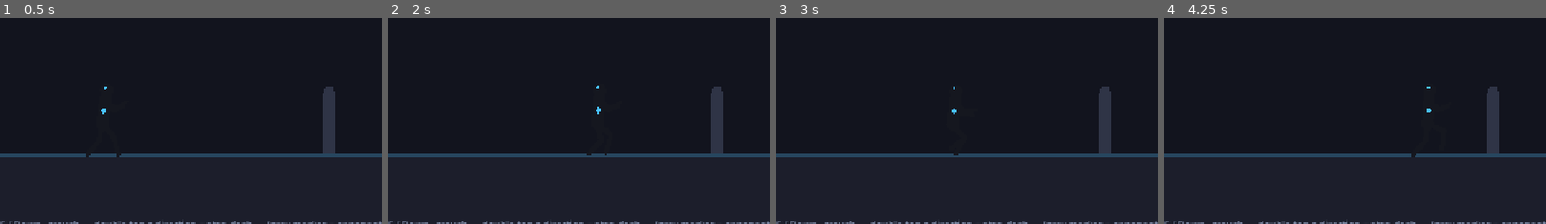
Above: before the commit, frames 1-4 (left to right).
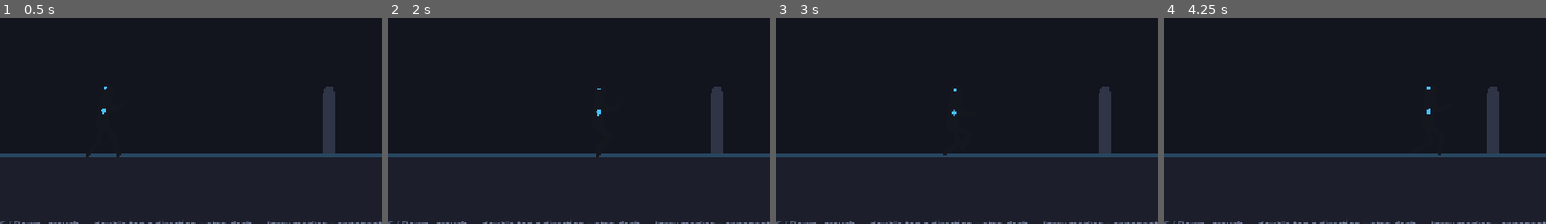
Above: after the commit, the same moments.

Repository: RJL-Marquez/RIVEN
Game: Godot game, scene res://scenes/Arena.tscn
Same seed, same stepped clock (60 frames per second), same inputs: the game is played once before the commit and once after it.
Inputs:
- Up to frame 1 (0.5 s): no input
- Up to frame 2 (2 s): tap Enter at 0.5 s; hold D (move_right) from 0.53 s (still down); tap J (attack) at 0.6 s; tap W (jump) at 0.77, 1.52 s; tap L (block) at 1.35 s
- Up to frame 3 (3 s): tap Space at 2 s; release D (move_right) at 2.03 s; hold A (move_left) 2.03-2.78 s; hold S (crouch) 2.03-2.78 s; tap Enter at 2.75 s; hold D (move_right) from 2.78 s (still down); tap K (kick) at 2.85 s
- Up to frame 4 (4.25 s): keep holding D (move_right); tap W (jump) at 3.02, 3.77 s; tap I (magic) at 3.6 s
The pictures show only the part of the screen within x 30-80%, y 47-97%; the shares and areas given below are measured in that part.

Frame 1 is identical in both runs. In frame 2, less than 0.1% of the frame differs, in the area x 52-58%, y 32-68%; in frame 3, less than 0.1%; in frame 4, less than 0.1%.

Commit message:
Phase 1: distance-phased walk gait (fix foot skating)
Rebuild the walk footwork so feet track the ground instead of skating:
the gait now advances by how far the body actually travels (in facing
terms), so a planted foot stays locked and drags backward while the other
lifts in an arc and steps forward. Works advancing or backpedaling, either
facing. Add a subtle hip bob and a torso lean into the direction of travel.

Co-Authored-By: Claude Opus 4.8 <noreply@anthropic.com>

Diff:
--- a/actors/fighter/fighter_rig.gd
+++ b/actors/fighter/fighter_rig.gd
@@ -22,6 +22,11 @@
 const THIGH := 30.0
 const SHIN := 30.0
 
+# Walk gait (distance-phased so feet track the ground instead of skating).
+const WALK_STEP_LEN := 18.0   # body px advanced per radian of gait
+const WALK_STRIDE := 26.0     # foot forward/back reach
+const WALK_LIFT := 14.0       # swing-foot lift height
+
 # name, parent (""=rig root), pos (offset from parent origin), rest angle (deg),
 # limb length, limb width. Leg bone rotations are overridden each frame by IK.
 const BONES := [
@@ -48,6 +53,10 @@
 var _hip_h := 54.0                     # current hip height above the ground
 var _foot_front := Vector2(14, 0)      # current planted foot target (rig space)
 var _foot_back := Vector2(-14, 0)
+var _walk_phase := 0.0                  # distance-phased gait position
+var _move_sign := 0.0                   # +1 advancing, -1 retreating
+var _prev_gx := 0.0
+var _gx_init := false
 
 func _ready() -> void:
 	_build()
@@ -57,6 +66,7 @@
 
 func _process(delta: float) -> void:
 	_phase += delta
+	_update_gait()
 
 	# --- Legs: inverse kinematics, feet planted on the ground plane ---
 	var lt := _leg_targets(_anim, _phase)
@@ -79,6 +89,29 @@
 		_offsets[bone_name] = cur
 		bones[bone_name].rotation = rest_rot[bone_name] + deg_to_rad(cur)
 
+# ------------------------------------------------------------- gait ---
+
+func _update_gait() -> void:
+	# Advance the gait by how far the body actually travels (in facing terms),
+	# so planted feet track the ground instead of skating. Works for advancing
+	# and backpedaling, in either facing.
+	var gx := global_position.x
+	if not _gx_init:
+		_prev_gx = gx
+		_gx_init = true
+	var world_dx := gx - _prev_gx
+	_prev_gx = gx
+	var face := signf(scale.x) if absf(scale.x) > 0.01 else 1.0
+	var fwd := world_dx * face
+	if absf(fwd) > 0.02:
+		_move_sign = signf(fwd)
+	_walk_phase += fwd / WALK_STEP_LEN
+
+func _step_foot(ph: float) -> Vector2:
+	# Planted (y=0) while the foot drags backward (cos < 0); lifts in an arc
+	# while it swings forward (cos > 0).
+	return Vector2(WALK_STRIDE * sin(ph), -WALK_LIFT * maxf(0.0, cos(ph)))
+
 # ------------------------------------------------------------- IK ---
 
 func _apply_leg(prefix: String, foot_rig: Vector2) -> void:
@@ -105,11 +138,10 @@
 	# space. Foot y is always <= 0 so nothing dips below the ground.
 	match anim:
 		"walk":
-			var p := t * 8.0
-			return {
-				"hip": 52.0,
-				"front": _foot_cycle(p, 12.0, 16.0, 12.0),
-				"back": _foot_cycle(p + PI, -12.0, 16.0, 12.0),
+			return {
+				"hip": 50.0 - 1.5 * cos(_walk_phase * 2.0),  # subtle bob
+				"front": _step_foot(_walk_phase),
+				"back": _step_foot(_walk_phase + PI),
 			}
 		"prejump":
 			return {"hip": 38.0, "front": Vector2(24, 0), "back": Vector2(-22, 0)}
@@ -124,21 +156,19 @@
 		_:  # idle — bladed fighting stance: staggered feet, angled legs
 			return {"hip": 52.0, "front": Vector2(27, 0), "back": Vector2(-25, 0)}
 
-func _foot_cycle(p: float, center_x: float, stride: float, lift: float) -> Vector2:
-	var s := sin(p)
-	return Vector2(center_x + stride * s, -lift * maxf(0.0, s))
+# (walk footwork is handled by _update_gait + _step_foot)
 
 func _targets_for(anim: String, t: float) -> Dictionary:
 	match anim:
 		"walk":
-			# Keep the guard up while advancing / retreating (weapons will
-			# redefine arm poses per-weapon later).
-			var sw := sin(t * 8.0) * 6.0
-			return {
-				"torso": 4.0,
-				"upper_arm_back": -50.0,
+			# Hold the guard with a subtle sway synced to the gait, and lean
+			# into the direction of travel. (Weapons redefine arms later.)
+			var sway := sin(_walk_phase) * 5.0
+			return {
+				"torso": 5.0 * _move_sign,
+				"upper_arm_back": -50.0 - sway,
 				"lower_arm_back": -80.0,
-				"upper_arm_front": -56.0 + sw,
+				"upper_arm_front": -56.0 + sway,
 				"lower_arm_front": -72.0,
 			}
 		"prejump":
